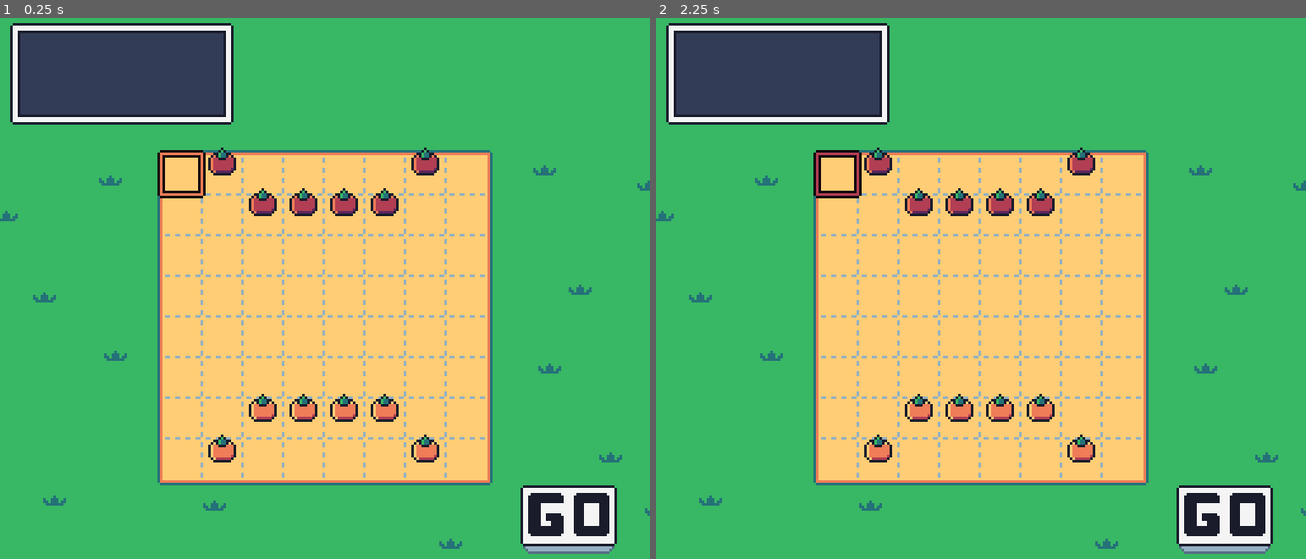
Above: before the commit, frames 1-2 (left to right).
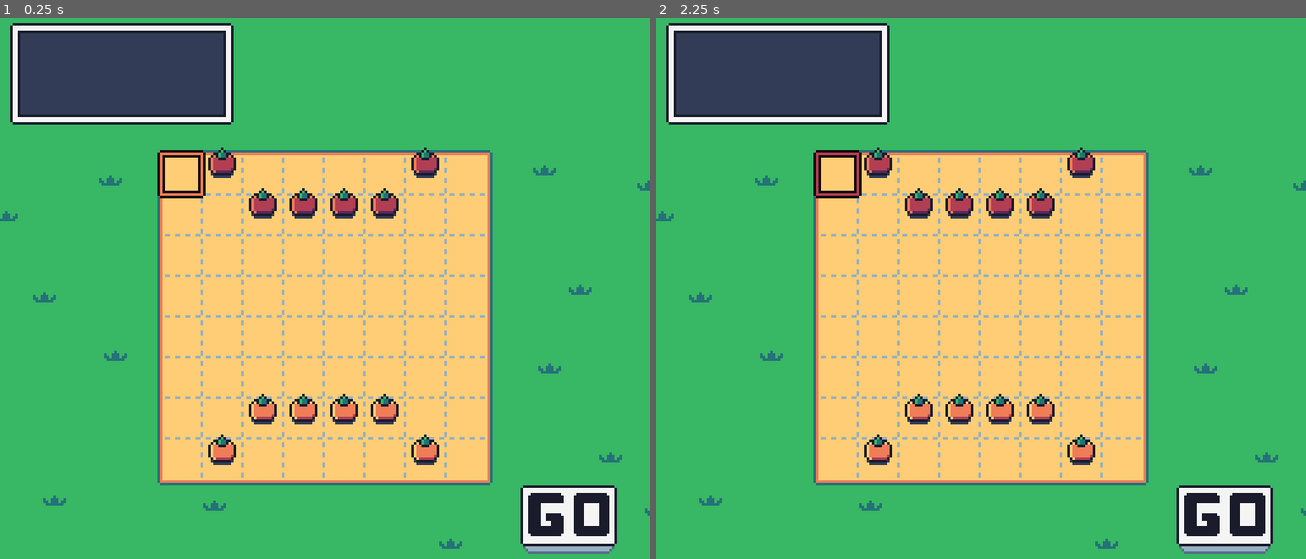
Above: after the commit, the same moments.

Repository: puzzud/Gardon
Game: Godot game, scene res://Scenes/Game.tscn
The game is run twice, just before and just after one commit, with the same random seed, the same clock (stepped at 60 frames per second) and the same inputs.
Inputs (mouse positions are in pixels of both pictures, inside the frame that each line leads up to):
- Up to frame 1 (0.25 s): no input
- Up to frame 2 (2.25 s): click (1228, 521) at 0.5 s; click (1228, 521) at 1.25 s; click (1228, 521) at 2 s

The runs differ from the first frame. In frame 1, 0.2% of the frame differs, in the area x 32-68%, y 28-83%; in frame 2, 0.2%.

Commit message:
Added sense of piece activation.

Diff:
--- a/Scenes/Game.tscn
+++ b/Scenes/Game.tscn
@@ -12,6 +12,7 @@
 teamColors = [ Color( 0.937255, 0.490196, 0.341176, 1 ), Color( 0.694118, 0.243137, 0.32549, 1 ) ]
 
 [node name="Ui" parent="." instance=ExtResource( 2 )]
+editor/display_folded = true
 
 [node name="Background" type="TextureRect" parent="."]
 margin_right = 256.0
@@ -28,7 +29,6 @@
 position = Vector2( 62, 54 )
 
 [node name="Pieces" type="Node2D" parent="."]
-editor/display_folded = true
 __meta__ = {
 "_edit_lock_": true
 }
@@ -80,5 +80,6 @@
 teamIndex = 1
 [connection signal="pressed" from="Ui/OkButton" to="." method="onOkButtonPressed"]
 [connection signal="cellHover" from="Board" to="." method="onBoardCellHover"]
+[connection signal="cellPress" from="Board" to="." method="onBoardCellPress"]
 
 [editable path="Ui"]
--- a/Scenes/Tomato.tscn
+++ b/Scenes/Tomato.tscn
@@ -1,15 +1,109 @@
-[gd_scene load_steps=3 format=2]
+[gd_scene load_steps=6 format=2]
 
 [ext_resource path="res://Scripts/Piece.gd" type="Script" id=1]
 [ext_resource path="res://Assets/Sprites/Sprites1.png" type="Texture" id=2]
 
+[sub_resource type="Animation" id=2]
+resource_name = "activate"
+length = 0.33
+tracks/0/type = "value"
+tracks/0/path = NodePath("Shadow:position")
+tracks/0/interp = 1
+tracks/0/loop_wrap = true
+tracks/0/imported = false
+tracks/0/enabled = true
+tracks/0/keys = {
+"times": PoolRealArray( 0, 0.001, 0.3 ),
+"transitions": PoolRealArray( 1, 1, 1 ),
+"update": 0,
+"values": [ Vector2( -8, -12 ), Vector2( -8, -12 ), Vector2( -8, -12 ) ]
+}
+tracks/1/type = "value"
+tracks/1/path = NodePath("Body:position")
+tracks/1/interp = 1
+tracks/1/loop_wrap = true
+tracks/1/imported = false
+tracks/1/enabled = true
+tracks/1/keys = {
+"times": PoolRealArray( 0, 0.3 ),
+"transitions": PoolRealArray( 1, 1 ),
+"update": 0,
+"values": [ Vector2( -7, -14 ), Vector2( -7, -17 ) ]
+}
+
+[sub_resource type="Animation" id=3]
+resource_name = "deactivate"
+length = 0.33
+tracks/0/type = "value"
+tracks/0/path = NodePath("Shadow:position")
+tracks/0/interp = 1
+tracks/0/loop_wrap = true
+tracks/0/imported = false
+tracks/0/enabled = true
+tracks/0/keys = {
+"times": PoolRealArray( 0, 0.3 ),
+"transitions": PoolRealArray( 1, 1 ),
+"update": 0,
+"values": [ Vector2( -8, -12 ), Vector2( -8, -12 ) ]
+}
+tracks/1/type = "value"
+tracks/1/path = NodePath("Body:position")
+tracks/1/interp = 1
+tracks/1/loop_wrap = true
+tracks/1/imported = false
+tracks/1/enabled = true
+tracks/1/keys = {
+"times": PoolRealArray( 0, 0.3 ),
+"transitions": PoolRealArray( 1, 1 ),
+"update": 0,
+"values": [ Vector2( -7, -17 ), Vector2( -7, -14 ) ]
+}
+
+[sub_resource type="Animation" id=1]
+resource_name = "idle"
+tracks/0/type = "value"
+tracks/0/path = NodePath("Shadow:position")
+tracks/0/interp = 1
+tracks/0/loop_wrap = true
+tracks/0/imported = false
+tracks/0/enabled = true
+tracks/0/keys = {
+"times": PoolRealArray( 0 ),
+"transitions": PoolRealArray( 1 ),
+"update": 0,
+"values": [ Vector2( -8, -12 ) ]
+}
+tracks/1/type = "value"
+tracks/1/path = NodePath("Body:position")
+tracks/1/interp = 1
+tracks/1/loop_wrap = true
+tracks/1/imported = false
+tracks/1/enabled = true
+tracks/1/keys = {
+"times": PoolRealArray( 0 ),
+"transitions": PoolRealArray( 1 ),
+"update": 0,
+"values": [ Vector2( -7, -14 ) ]
+}
+
 [node name="Tomato" type="Node2D"]
-position = Vector2( 72, 154 )
 script = ExtResource( 1 )
 
-[node name="Sprite" type="Sprite" parent="."]
+[node name="Shadow" type="Sprite" parent="."]
+position = Vector2( -8, -12 )
+texture = ExtResource( 2 )
+centered = false
+region_enabled = true
+region_rect = Rect2( 64, 0, 16, 16 )
+
+[node name="Body" type="Sprite" parent="."]
 position = Vector2( -7, -14 )
 texture = ExtResource( 2 )
 centered = false
 region_enabled = true
 region_rect = Rect2( 0, 0, 16, 16 )
+
+[node name="AnimationPlayer" type="AnimationPlayer" parent="."]
+anims/activate = SubResource( 2 )
+anims/deactivate = SubResource( 3 )
+anims/idle = SubResource( 1 )
--- a/Scripts/Board.gd
+++ b/Scripts/Board.gd
@@ -2,6 +2,7 @@
 class_name Board
 
 signal cellHover(cellCoordinates)
+signal cellPress(cellCoordinates)
 
 const CellDimensions := Vector2(16.0, 16.0)
 
@@ -26,6 +27,11 @@
 		var cellCoordinates = getCellCoordinatesFromPosition(event.global_position)
 		if cellCoordinates != null:
 			emit_signal("cellHover", cellCoordinates)
+	elif event is InputEventMouseButton:
+		var cellCoordinates = getCellCoordinatesFromPosition(event.global_position)
+		if cellCoordinates != null:
+			if event.pressed:
+				emit_signal("cellPress", cellCoordinates)
 
 func clear():
 	for row in cellContents:
--- a/Scripts/Game.gd
+++ b/Scripts/Game.gd
@@ -38,6 +38,11 @@
 
 	#var cellContent = $Board.getCellContent(cellCoordinates)
 
+func onBoardCellPress(cellCoordinates: Vector2):
+	var cellContent = $Board.getCellContent(cellCoordinates)
+	if cellContent != null:
+		cellContent.setActivated(!cellContent.activated)
+
 func onOkButtonPressed():
 	var nextTeamTurnIndex = teamTurnIndex + 1
 	if nextTeamTurnIndex > 1:
--- a/Scripts/Piece.gd
+++ b/Scripts/Piece.gd
@@ -2,6 +2,8 @@
 class_name Piece
 
 export(int) var teamIndex = 0
+
+var activated: bool = false
 
 func _ready():
 	setTeamIndex(teamIndex)
@@ -9,6 +11,12 @@
 func setTeamIndex(teamIndex):
 	self.teamIndex = teamIndex
 
-	$Sprite.region_rect.position.x = teamIndex * 16
+	$Body.region_rect.position.x = teamIndex * 16
 
-#func get
+func setActivated(activated: bool):
+	self.activated = activated
+
+	if activated:
+		$AnimationPlayer.play("activate")
+	else:
+		$AnimationPlayer.play("deactivate")
Binary file changed: Assets/Sprites/Sprites1.ase
Binary file changed: Assets/Sprites/Sprites1.png
